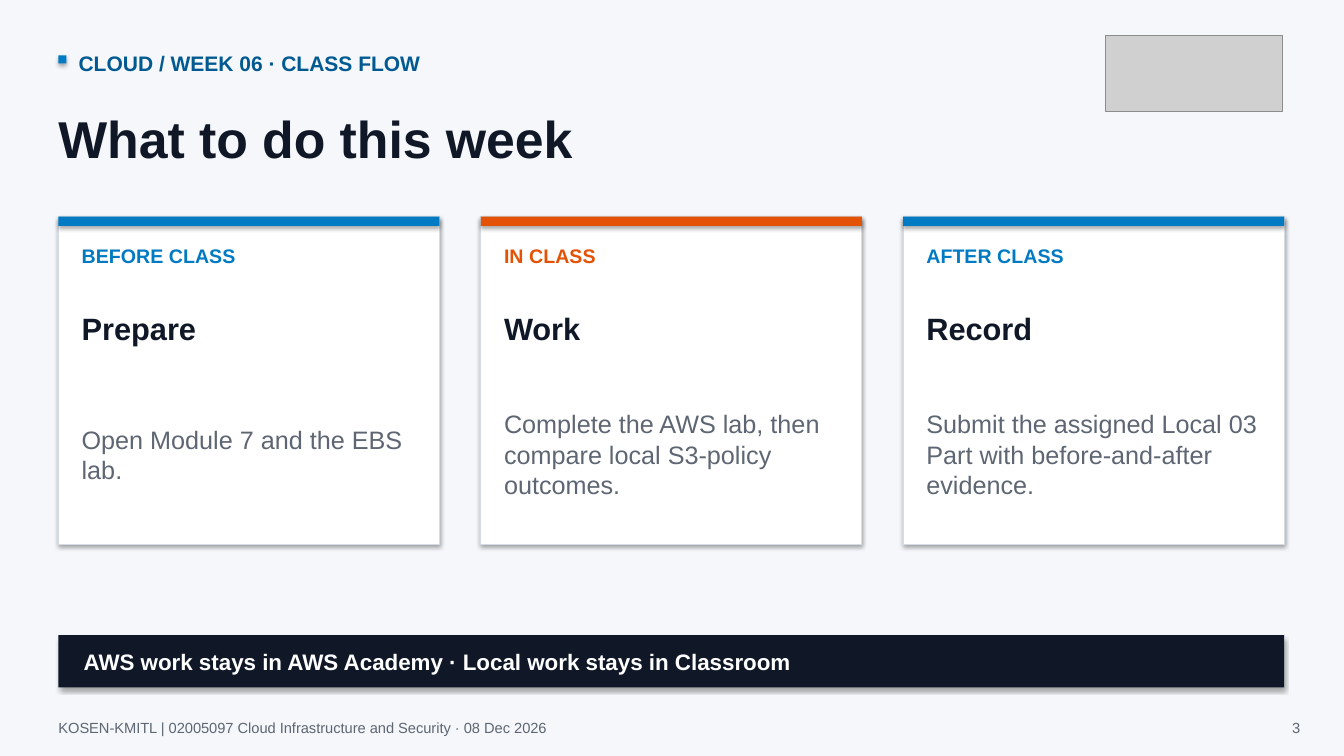
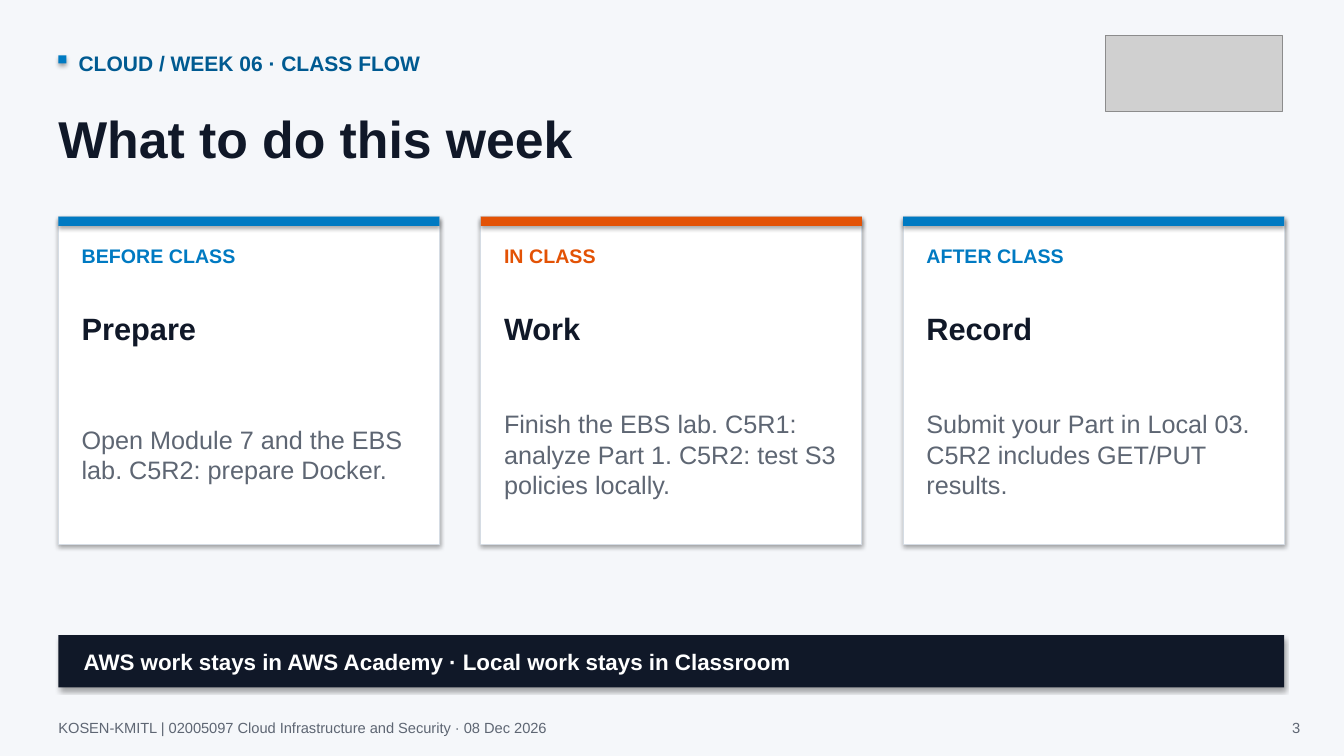
Before and after one commit to nutthakorn7/cloud-infrastructure-security, a slide deck: slide 3 of slides/weekly-bridges/output/Week06_Cloud_Course_Bridge.pptx. Drawn at 1344x756 pixels with LibreOffice and Linux fonts; fonts in the diff are those of the drawing; grey boxes stand for pictures. Boxes give left, top, right and bottom in pixels: in the first picture for what was removed or moved away, otherwise in the second. Text is boxed around its words. In the diff, an @@ line names an element or a change of style, - is before the commit and + after.

Commit message:
Align Cloud Week 06 bridge with assigned Local 03 parts

```diff
--- a/slides/weekly-bridges/output/Week06_Cloud_Course_Bridge.pptx
+++ b/slides/weekly-bridges/output/Week06_Cloud_Course_Bridge.pptx
@@ text at [504,414,836,499]: text changed @@
-Complete the AWS lab, then compare local S3-policy outcomes.
+Finish the EBS lab. C5R1: analyze Part 1. C5R2: test S3 policies locally.
@@ text at [926,414,1250,494]: text changed @@
-Submit the assigned Local 03 Part with before-and-after evidence.
+Submit your Part in Local 03. C5R2 includes GET/PUT results.
@@ text at [82,430,402,484]: text changed @@
-Open Module 7 and the EBS lab.
+Open Module 7 and the EBS lab. C5R2: prepare Docker.
```
Also in this commit, not shown: 2 other files.
